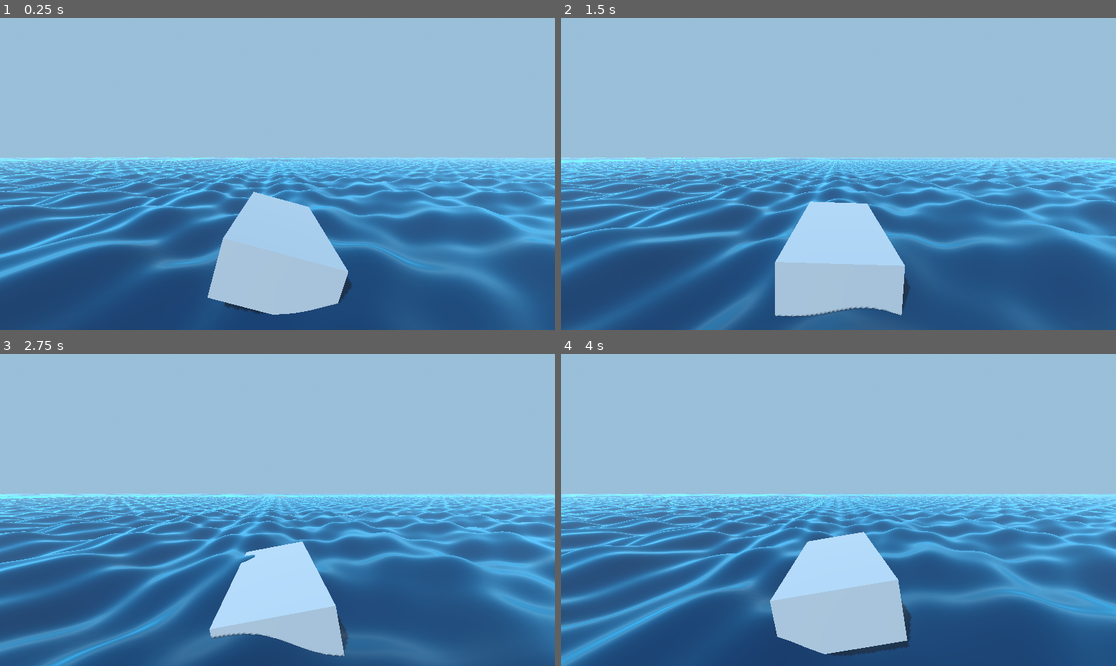
Above: before the commit, frames 1-4 (two rows, left to right).
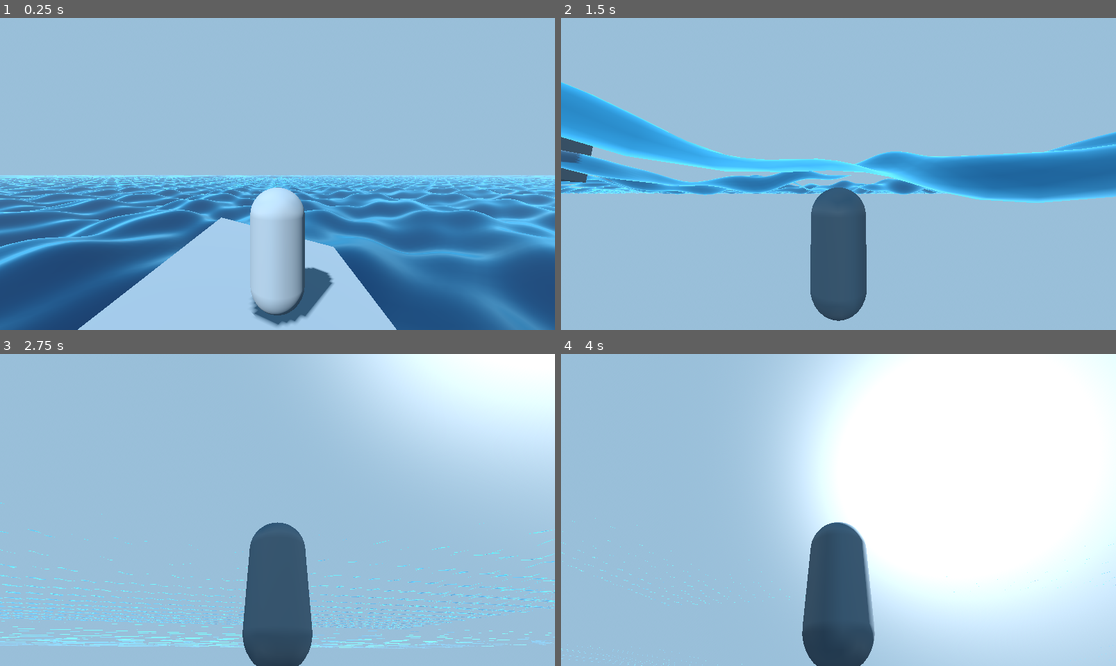
Above: after the commit, the same moments.

Repository: Corathir/ship-game
Game: Godot game, scene res://ocean.tscn
Two runs of this game, one before a commit and one after it. Both use one fixed random seed, a clock stepped at 60 frames per second and the inputs below.
Inputs (mouse positions are in pixels of both pictures, inside the frame that each line leads up to):
- Up to frame 1 (0.25 s): no input
- Up to frame 2 (1.5 s): move the mouse to (960, 158) at 0.52 s; hold D (move_right, bound only after the commit) 0.53-1.28 s; hold Alt (hold_cursor, bound only after the commit) 0.53-1.28 s; tap Space (jump, bound only after the commit) at 0.77, 0.8, 1.07, 1.35 s; move the mouse to (727, 189) at 1.27 s; hold S (move_backward, bound only after the commit) from 1.28 s (still down)
- Up to frame 3 (2.75 s): tap Space (jump, bound only after the commit) at 1.52, 1.82, 2.3 s; tap Alt (hold_cursor, bound only after the commit) at 1.55 s; move the mouse to (333, 441) at 2.02 s; release S (move_backward, bound only after the commit) at 2.03 s; hold D (move_right, bound only after the commit) from 2.03 s (still down); hold Alt (hold_cursor, bound only after the commit) from 2.03 s (still down)
- Up to frame 4 (4 s): move the mouse to (810, 572) at 2.77 s; release D (move_right, bound only after the commit) at 2.78 s; release Alt (hold_cursor, bound only after the commit) at 2.78 s; hold W (move_forward, bound only after the commit) 2.78-3.53 s; tap Alt (hold_cursor, bound only after the commit) at 2.85 s; tap Space (jump, bound only after the commit) at 3.02, 3.32, 3.6, 3.77 s; move the mouse to (1005, 556) at 3.52 s; hold A (move_left, bound only after the commit) from 3.53 s (still down)

The runs differ from the first frame. In frame 1, 30% of the frame differs, in the area x 0-100%, y 44-100%; in frame 2, 56%; in frame 3, 67%; in frame 4, 81%, in the area x 0-100%, y 0-100%.

Commit message:
player movement

Diff:
--- a/ocean.tscn
+++ b/ocean.tscn
@@ -2,9 +2,9 @@
 
 [ext_resource type="Script" uid="uid://7touci43q7ro" path="res://scripts/ocean.gd" id="1_ihpsq"]
 [ext_resource type="Shader" uid="uid://bk4whtr8mq3je" path="res://ocean/water.gdshader" id="1_tiovm"]
-[ext_resource type="Script" uid="uid://d2y6786pe1yfv" path="res://scripts/camera.gd" id="2_j38dg"]
 [ext_resource type="Script" uid="uid://c473nc48xdr12" path="res://scripts/water_mesh_generator.gd" id="2_nb2vx"]
 [ext_resource type="PackedScene" uid="uid://dqnpqkqn8mkhv" path="res://ship.tscn" id="4_bwgqs"]
+[ext_resource type="PackedScene" uid="uid://b7xqg5m3rw8dt" path="res://player.tscn" id="5_player"]
 
 [sub_resource type="ProceduralSkyMaterial" id="ProceduralSkyMaterial_nb2vx"]
 sky_top_color = Color(0.2901961, 0.5647059, 0.78431374, 1)
@@ -39,10 +39,6 @@
 [node name="Ocean" type="Node3D"]
 script = ExtResource("1_ihpsq")
 
-[node name="Camera3D" type="Camera3D" parent="."]
-transform = Transform3D(1, 0, 0, 0, 0.9961947, 0.08715574, 0, -0.08715574, 0.9961947, 0, 5, 10)
-script = ExtResource("2_j38dg")
-
 [node name="DirectionalLight3D" type="DirectionalLight3D" parent="."]
 transform = Transform3D(0.8660254, 0.3535534, -0.3535534, 0, 0.7071068, 0.7071068, 0.5, -0.61237246, 0.61237246, 0, 8.456341, 0)
 shadow_enabled = true
@@ -50,10 +46,12 @@
 [node name="WorldEnvironment" type="WorldEnvironment" parent="."]
 environment = SubResource("Environment_nb2vx")
 
-[node name="WaterLOD" type="Node3D" parent="." node_paths=PackedStringArray("target")]
+[node name="WaterLOD" type="Node3D" parent="."]
 script = ExtResource("2_nb2vx")
-target = NodePath("../Camera3D")
 water_material = SubResource("ShaderMaterial_nb2vx")
 
 [node name="Ship" parent="." instance=ExtResource("4_bwgqs")]
 transform = Transform3D(1, 0, 0, 0, 1, 0, 0, 0, 1, 0, 1, 0)
+
+[node name="Player" parent="." instance=ExtResource("5_player")]
+transform = Transform3D(1, 0, 0, 0, 1, 0, 0, 0, 1, 0, 2, 0)
--- /dev/null
+++ b/player.tscn
@@ -0,0 +1,28 @@
+[gd_scene load_steps=4 format=3 uid="uid://b7xqg5m3rw8dt"]
+
+[ext_resource type="Script" uid="uid://dw8n5y7p3qx2v" path="res://scripts/player.gd" id="1_player"]
+
+[sub_resource type="CapsuleMesh" id="CapsuleMesh_player"]
+radius = 0.4
+height = 1.8
+
+[sub_resource type="CapsuleShape3D" id="CapsuleShape_player"]
+radius = 0.4
+height = 1.8
+
+[node name="Player" type="CharacterBody3D"]
+script = ExtResource("1_player")
+
+[node name="MeshInstance3D" type="MeshInstance3D" parent="."]
+transform = Transform3D(1, 0, 0, 0, 1, 0, 0, 0, 1, 0, 0.9, 0)
+mesh = SubResource("CapsuleMesh_player")
+
+[node name="CollisionShape3D" type="CollisionShape3D" parent="."]
+transform = Transform3D(1, 0, 0, 0, 1, 0, 0, 0, 1, 0, 0.9, 0)
+shape = SubResource("CapsuleShape_player")
+
+[node name="CameraPivot" type="Node3D" parent="."]
+transform = Transform3D(1, 0, 0, 0, 1, 0, 0, 0, 1, 0, 1.5, 0)
+
+[node name="Camera3D" type="Camera3D" parent="CameraPivot"]
+transform = Transform3D(1, 0, 0, 0, 1, 0, 0, 0, 1, 0, 0.5, 3)
--- a/project.godot
+++ b/project.godot
@@ -17,3 +17,45 @@
 [autoload]
 
 WaveCalculator="*res://scripts/wave_calculator.gd"
+
+[input]
+
+move_forward={
+"deadzone": 0.2,
+"events": [Object(InputEventKey,"resource_local_to_scene":false,"resource_name":"","device":-1,"window_id":0,"alt_pressed":false,"shift_pressed":false,"ctrl_pressed":false,"meta_pressed":false,"pressed":false,"keycode":0,"physical_keycode":87,"key_label":0,"unicode":1094,"location":0,"echo":false,"script":null)
+, Object(InputEventKey,"resource_local_to_scene":false,"resource_name":"","device":-1,"window_id":0,"alt_pressed":false,"shift_pressed":false,"ctrl_pressed":false,"meta_pressed":false,"pressed":false,"keycode":0,"physical_keycode":4194320,"key_label":0,"unicode":0,"location":0,"echo":false,"script":null)
+]
+}
+move_backward={
+"deadzone": 0.2,
+"events": [Object(InputEventKey,"resource_local_to_scene":false,"resource_name":"","device":-1,"window_id":0,"alt_pressed":false,"shift_pressed":false,"ctrl_pressed":false,"meta_pressed":false,"pressed":false,"keycode":0,"physical_keycode":83,"key_label":0,"unicode":1099,"location":0,"echo":false,"script":null)
+, Object(InputEventKey,"resource_local_to_scene":false,"resource_name":"","device":-1,"window_id":0,"alt_pressed":false,"shift_pressed":false,"ctrl_pressed":false,"meta_pressed":false,"pressed":false,"keycode":0,"physical_keycode":4194322,"key_label":0,"unicode":0,"location":0,"echo":false,"script":null)
+]
+}
+move_left={
+"deadzone": 0.2,
+"events": [Object(InputEventKey,"resource_local_to_scene":false,"resource_name":"","device":-1,"window_id":0,"alt_pressed":false,"shift_pressed":false,"ctrl_pressed":false,"meta_pressed":false,"pressed":false,"keycode":0,"physical_keycode":65,"key_label":0,"unicode":1092,"location":0,"echo":false,"script":null)
+, Object(InputEventKey,"resource_local_to_scene":false,"resource_name":"","device":-1,"window_id":0,"alt_pressed":false,"shift_pressed":false,"ctrl_pressed":false,"meta_pressed":false,"pressed":false,"keycode":0,"physical_keycode":4194319,"key_label":0,"unicode":0,"location":0,"echo":false,"script":null)
+]
+}
+move_right={
+"deadzone": 0.2,
+"events": [Object(InputEventKey,"resource_local_to_scene":false,"resource_name":"","device":-1,"window_id":0,"alt_pressed":false,"shift_pressed":false,"ctrl_pressed":false,"meta_pressed":false,"pressed":false,"keycode":0,"physical_keycode":68,"key_label":0,"unicode":1074,"location":0,"echo":false,"script":null)
+, Object(InputEventKey,"resource_local_to_scene":false,"resource_name":"","device":-1,"window_id":0,"alt_pressed":false,"shift_pressed":false,"ctrl_pressed":false,"meta_pressed":false,"pressed":false,"keycode":0,"physical_keycode":4194321,"key_label":0,"unicode":0,"location":0,"echo":false,"script":null)
+]
+}
+jump={
+"deadzone": 0.2,
+"events": [Object(InputEventKey,"resource_local_to_scene":false,"resource_name":"","device":-1,"window_id":0,"alt_pressed":false,"shift_pressed":false,"ctrl_pressed":false,"meta_pressed":false,"pressed":false,"keycode":0,"physical_keycode":32,"key_label":0,"unicode":32,"location":0,"echo":false,"script":null)
+]
+}
+interact={
+"deadzone": 0.2,
+"events": [Object(InputEventKey,"resource_local_to_scene":false,"resource_name":"","device":-1,"window_id":0,"alt_pressed":false,"shift_pressed":false,"ctrl_pressed":false,"meta_pressed":false,"pressed":false,"keycode":0,"physical_keycode":69,"key_label":0,"unicode":1091,"location":0,"echo":false,"script":null)
+]
+}
+hold_cursor={
+"deadzone": 0.2,
+"events": [Object(InputEventKey,"resource_local_to_scene":false,"resource_name":"","device":-1,"window_id":0,"alt_pressed":false,"shift_pressed":false,"ctrl_pressed":false,"meta_pressed":false,"pressed":false,"keycode":0,"physical_keycode":4194328,"key_label":0,"unicode":0,"location":0,"echo":false,"script":null)
+]
+}
--- /dev/null
+++ b/scripts/player.gd
@@ -0,0 +1,55 @@
+# player.gd
+extends CharacterBody3D
+
+# Movement parameters
+@export var move_speed := 15.0
+@export var jump_velocity := 4.5
+@export var mouse_sensitivity := 0.003
+
+# Camera pivot
+@onready var camera_pivot: Node3D = $CameraPivot
+@onready var camera: Camera3D = $CameraPivot/Camera3D
+
+var gravity: float = ProjectSettings.get_setting("physics/3d/default_gravity")
+
+func _ready() -> void:
+    # Capture mouse for camera control
+    Input.set_mouse_mode(Input.MOUSE_MODE_CAPTURED)
+
+func _input(event: InputEvent) -> void:
+    # Mouse camera control
+    if event is InputEventMouseMotion and Input.get_mouse_mode() == Input.MOUSE_MODE_CAPTURED:
+        rotate_y(-event.relative.x * mouse_sensitivity)
+        camera_pivot.rotate_x(-event.relative.y * mouse_sensitivity)
+        camera_pivot.rotation.x = clamp(camera_pivot.rotation.x, -PI/2, PI/2)
+
+    # Toggle mouse capture
+    if event.is_action_pressed("hold_cursor"):
+        if Input.get_mouse_mode() == Input.MOUSE_MODE_CAPTURED:
+            Input.set_mouse_mode(Input.MOUSE_MODE_VISIBLE)
+        else:
+            Input.set_mouse_mode(Input.MOUSE_MODE_CAPTURED)
+
+func _physics_process(delta: float) -> void:
+    # Apply gravity
+    velocity.y -= gravity * delta
+
+    # Jump
+    if Input.is_action_just_pressed("jump") and is_on_floor():
+        velocity.y = jump_velocity
+
+    # Get input direction
+    var input_dir := Input.get_vector("move_left", "move_right", "move_forward", "move_backward")
+
+    # Calculate movement direction relative to player rotation
+    var direction := (transform.basis * Vector3(input_dir.x, 0, input_dir.y)).normalized()
+
+    # Apply movement
+    if direction:
+        velocity.x = direction.x * move_speed
+        velocity.z = direction.z * move_speed
+    else:
+        velocity.x = move_toward(velocity.x, 0, move_speed)
+        velocity.z = move_toward(velocity.z, 0, move_speed)
+
+    move_and_slide()
Not shown, added: .claude/settings.local.json
Not shown, added: scripts/player.gd.uid
